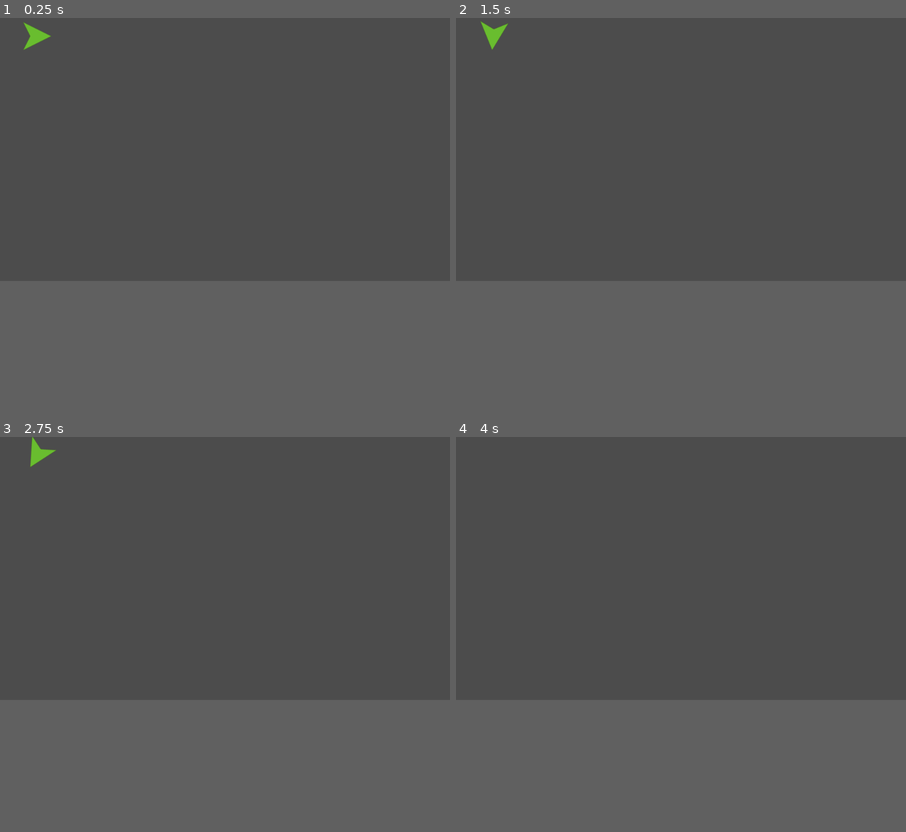
Above: before the commit, frames 1-4 (two rows, left to right).
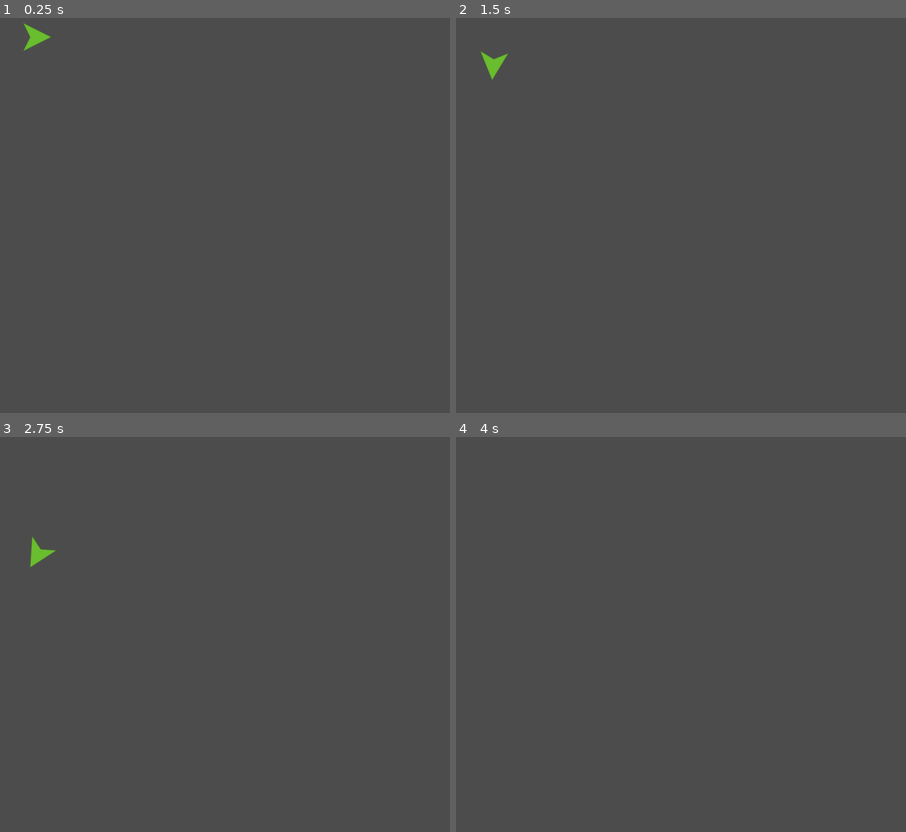
Above: after the commit, the same moments.

Repository: CodeChomper/LDJam42
Game: Godot game, scene res://Scenes/Level.tscn
Same seed, same stepped clock (60 frames per second), same inputs: the game is played once before the commit and once after it.
Inputs:
- Up to frame 1 (0.25 s): no input
- Up to frame 2 (1.5 s): tap Enter at 0.5 s; hold D (player_right) 0.53-1.28 s; hold A (player_left) from 1.28 s (still down)
- Up to frame 3 (2.75 s): release A (player_left) at 2.03 s; hold D (player_right) from 2.03 s (still down)
- Up to frame 4 (4 s): release D (player_right) at 2.78 s; hold W (player_thrust) 2.78-3.53 s; hold A (player_left) from 3.53 s (still down)
In our replay, the window is 800x468 before the commit and 800x703 after it. These sizes can differ from the game's own. Grey fills any space a smaller window leaves; there, only what the larger window draws over its background counts as a difference.

The runs differ from the first frame. In frame 1, less than 0.1% of the frame differs, in the area x 5-12%, y 0-9%; in frame 2, 0.3%, in the area x 5-12%, y 0-16%; in frame 3, 0.3%; in frame 4, only the window size differs.

Commit message:
started itch page

Diff:
--- a/Scenes/Level.tscn
+++ b/Scenes/Level.tscn
@@ -1,9 +1,12 @@
-[gd_scene load_steps=2 format=2]
+[gd_scene load_steps=3 format=2]
 
-[ext_resource path="res://Scenes/Ship.tscn" type="PackedScene" id=1]
+[ext_resource path="res://Scripts/Level.gd" type="Script" id=1]
+[ext_resource path="res://Scenes/Ship.tscn" type="PackedScene" id=2]
 
 [node name="Level" type="Node2D" index="0"]
 
-[node name="Ship" parent="." index="0" instance=ExtResource( 1 )]
+script = ExtResource( 1 )
+
+[node name="Ship" parent="." index="0" instance=ExtResource( 2 )]
 
 position = Vector2( 84.7279, 41.4418 )
--- /dev/null
+++ b/Scripts/Level.gd
@@ -0,0 +1,14 @@
+extends Node2D
+
+const GRAVITY = Vector2(0,1)
+# class member variables go here, for example:
+# var a = 2
+# var b = "textvar"
+
+func _ready():
+	# Called when the node is added to the scene for the first time.
+	# Initialization here
+	pass
+
+func _physics_process(delta):
+	$Ship.velocity += GRAVITY
--- a/project.godot
+++ b/project.godot
@@ -14,6 +14,10 @@
 run/main_scene="res://Scenes/Level.tscn"
 config/icon="res://icon.png"
 
+[display]
+
+window/size/height=900
+
 [input]
 
 player_left=[ Object(InputEventKey,"resource_local_to_scene":false,"resource_name":"","device":0,"alt":false,"shift":false,"control":false,"meta":false,"command":false,"pressed":false,"scancode":65,"unicode":0,"echo":false,"script":null)
Not shown, added: export_presets.cfg
